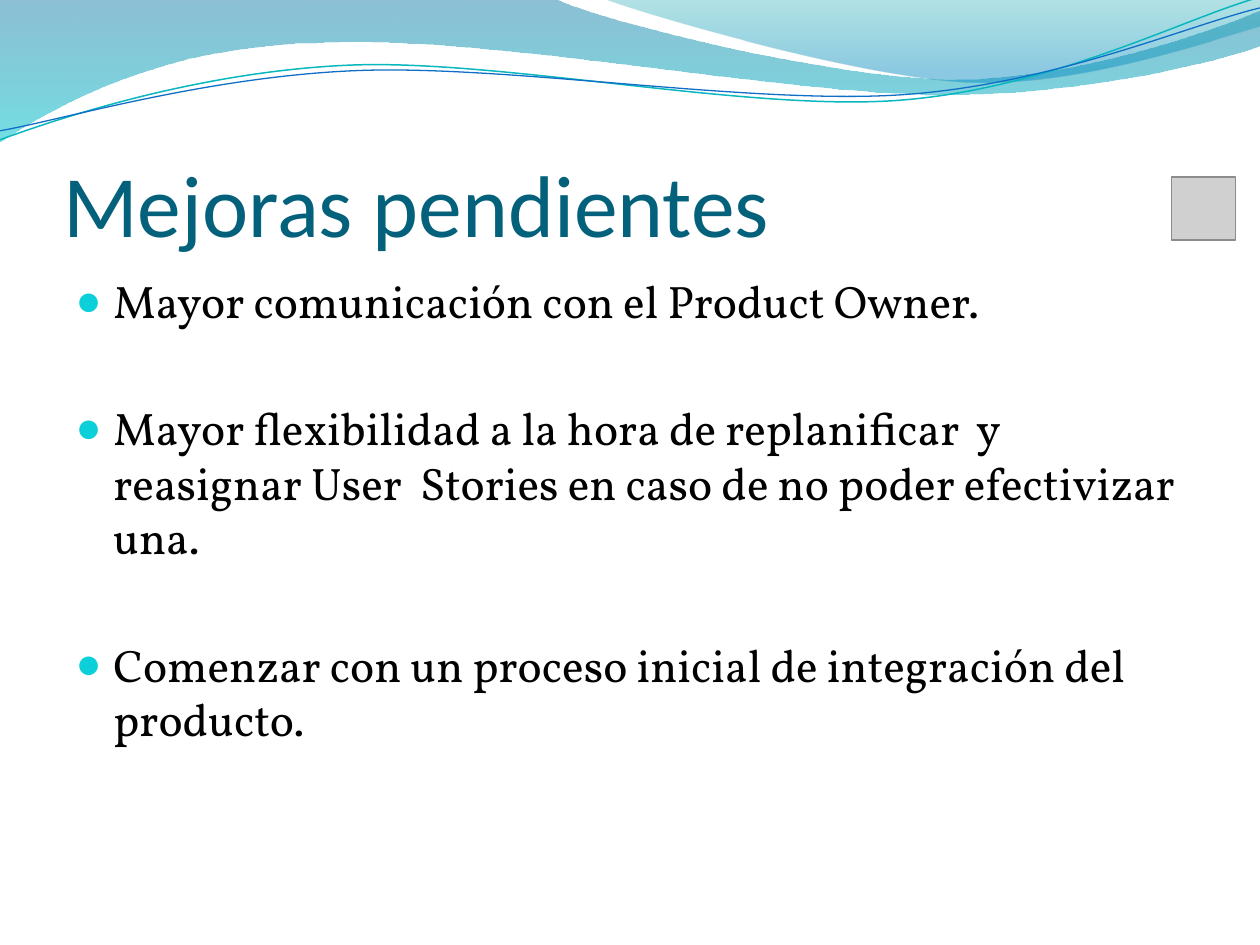
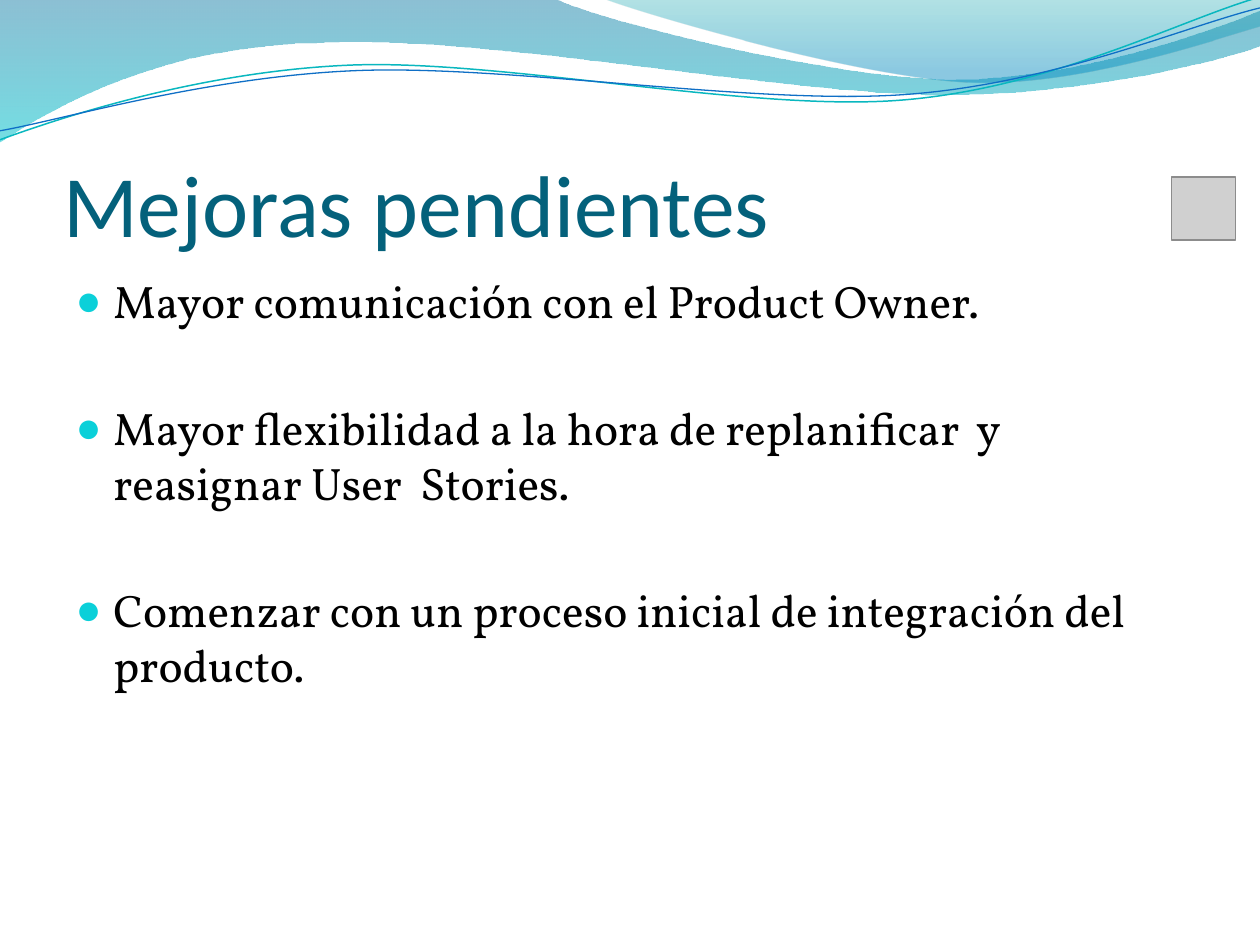
Before and after one commit to elcapo04/utn-frc-dlc-2011-liberal-peker, a slide deck: slide 10 of Proyecto final/SprintsDevelopment/Branch 02/DocumentosAEntregar/Sprint 02.pptx. Drawn at 1260x945 pixels with LibreOffice and Linux fonts; fonts in the diff are those of the drawing; grey boxes stand for pictures; background and template pictures are left out. Boxes give left, top, right and bottom in pixels: in the first picture for what was removed or moved away, otherwise in the second. Text is boxed around its words. In the diff, an @@ line names an element or a change of style, - is before the commit and + after.

```diff
--- a/Proyecto final/SprintsDevelopment/Branch 02/DocumentosAEntregar/Sprint 02.pptx
+++ b/Proyecto final/SprintsDevelopment/Branch 02/DocumentosAEntregar/Sprint 02.pptx
@@ text at <box>113,412,1001,512</box>: text changed @@
-● Mayor flexibilidad a la hora de replanificar y reasignar User Stories en caso de no poder efectivizar una.
+● Mayor flexibilidad a la hora de replanificar y reasignar User Stories.
```
